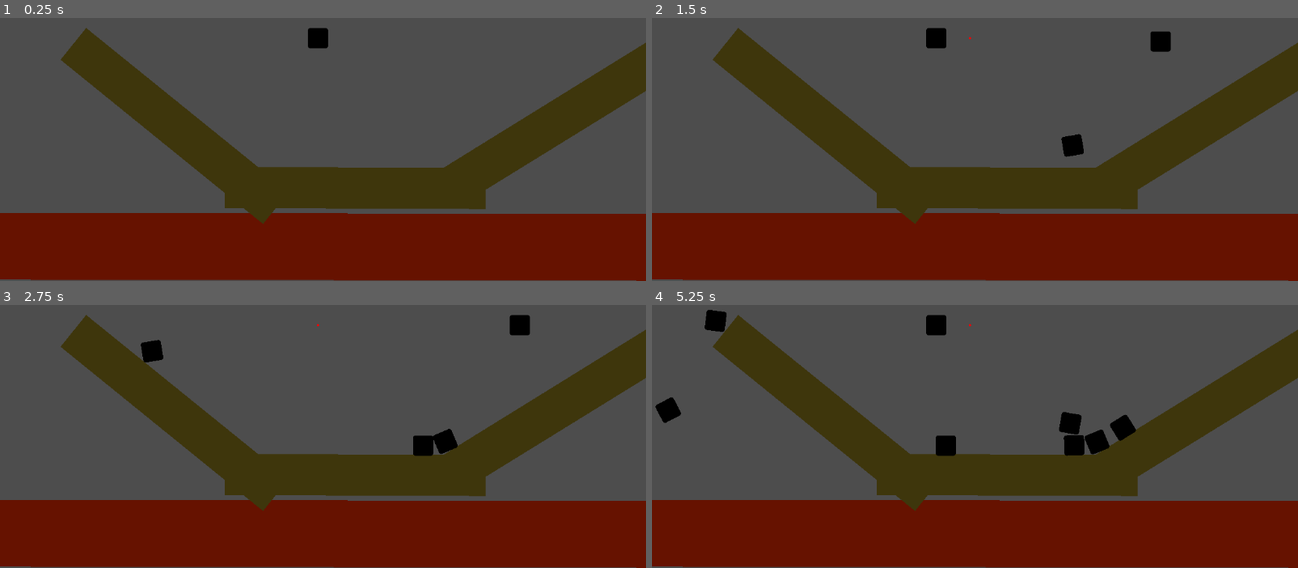
Above: before the commit, frames 1-4 (two rows, left to right).
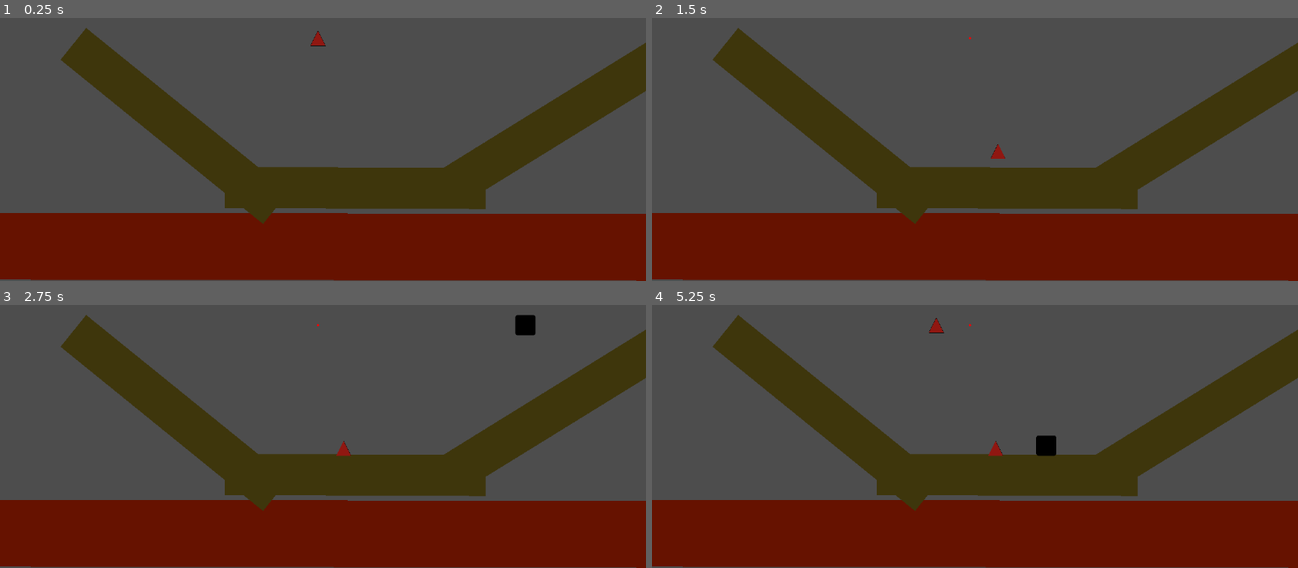
Above: after the commit, the same moments.

Repository: CodyI20/stacking-boxes
Game: Godot game, scene res://Scenes/game.tscn
Two runs of this game, one before a commit and one after it. Both use one fixed random seed, a clock stepped at 60 frames per second and the inputs below. The project has no main scene, so this scene is started directly. The engine's default icon, where the game draws it, is replaced by a stand-in: a white triangle on a blue panel in a dark square.
Inputs:
- Up to frame 1 (0.25 s): no input
- Up to frame 2 (1.5 s): tap Enter at 0.5 s; hold D (Right) 0.53-1.28 s; tap Space (Space) at 0.6, 1.35 s; hold A (Left) from 1.28 s (still down)
- Up to frame 3 (2.75 s): release A (Left) at 2.03 s; hold D (Right) from 2.03 s (still down); tap Space (Space) at 2.1 s
- Up to frame 4 (5.25 s): tap Space (Space) every 0.75 s from 2.85 to 5.1 s; release D (Right) at 3.53 s; hold A (Left) from 3.53 s (still down)

The runs differ from the first frame. In frame 1, 0.2% of the frame differs, in the area x 47-51%, y 3-12%; in frame 2, 0.8%; in frame 3, 0.9%; in frame 4, 2.2%, in the area x 0-75%, y 1-58%.

Commit message:
Fixes (Raycast + object)
 - Changed the object spawner so that it listens to when the object freezes rather than when it gets spawned
 - Cleaned up the  base class for the stackable object (removed some functions that were redundant and improved the logic for some functions)
 - Improved the raycast logic : It no longer is tied to collision, but rather to the presence of the object itself in the scene. Its Y position now goes straight to the highest point of the object (without the -1 margin)

Diff:
--- a/GDScripts/base_stackable_object.gd
+++ b/GDScripts/base_stackable_object.gd
@@ -13,7 +13,6 @@
 	freeze = true
 	Events.object_hit_safe_ground.connect(on_object_hit_safe_ground_deferred)
 	Events.object_released.connect(on_object_released)
-	Events.object_left_safe_ground_early.connect(on_object_left_safe_ground)
 
 #region RELEASE LOGIC
 func pre_release_process() -> void:
@@ -48,12 +47,8 @@
 	if object != self:
 		return
 	object_entered_safe_area = true
-	#print_debug("ENTERED SAFE AREA")
+	print_debug("ENTERED SAFE AREA")
 
-func on_object_left_safe_ground(object: Node2D) -> void:
-	if object != self:
-		return
-	object_entered_safe_area = false
 #endregion
 #region TURN STATIC LOGIC
 func make_static() -> void:
@@ -68,14 +63,8 @@
 	if object_entered_safe_area == true:
 		#print_debug("SAFE AREA TRUE ... PROCEED TO FREEZING LOGIC")
 		if linear_velocity.length() <= 0.001 and angular_velocity <= 0.001:
-			#print_debug("SPEED IS LOW, FREEZING...")
-			timer += delta
-			if timer >= static_turn_time:
-				make_static()
-		else:
-			timer -= delta
-	else:
-		timer = 0.0
+			#print_debug("SPEED VERY LOW: ", linear_velocity.length(), "; ", angular_velocity, " ! FREEZING...")
+			make_static()
 #endregion
 
 # Won't check for the layer the body is in since the Area2D has a mask for that layer only already
@@ -85,11 +74,6 @@
 	Events.object_hit_safe_ground.emit(body)
 
 
-func _on_area_2d_body_exited(body: Node2D) -> void:
-	if body == self:
-		return
-	Events.object_left_safe_ground_early.emit(body)
-
 func _process(delta: float) -> void:
 	try_release_process()
 	freeze_object_process(delta)
--- a/GDScripts/ray_cast_2d.gd
+++ b/GDScripts/ray_cast_2d.gd
@@ -6,24 +6,21 @@
 	Events.object_frozen.connect(update_position)
 
 func update_position(object: Node2D) -> void:
-	if is_colliding():
-		var collider = get_collider()
-		if collider != object:
-			return
-		var highest_point = highest_sprite_point(collider)
+	var highest_point = highest_sprite_point(object)
 
-		global_position.y = highest_point - 1
+	if global_position.y > highest_point:
+		global_position.y = highest_point
 
 
-func highest_sprite_point(collider: Object) -> float:
+func highest_sprite_point(object: Object) -> float:
 	var sprite : Sprite2D
-	if collider.has_node("Icon"):
-			sprite = collider.get_node("Icon")
+	if object.has_node("Icon"):
+			sprite = object.get_node("Icon")
 	else:
 		print_debug("There is no node named <<ICON>> in this object. Make sure to add one!")
 		return 0
 	var half_extents = sprite.texture.get_size() * sprite.scale/2
-	var rotation = collider.rotation
+	var rotation = object.rotation
 
 	var local_corners = [
 		Vector2(-half_extents.x, -half_extents.y),
@@ -36,7 +33,7 @@
 	var highest_corner_y = INF
 	for corner in local_corners:
 		var rotated_corner = corner.rotated(rotation)
-		var world_corner = collider.global_position + rotated_corner
+		var world_corner = object.global_position + rotated_corner
 		if world_corner.y < highest_corner_y:
 			highest_corner_y = world_corner.y
 
--- a/GDScripts/stackable_object_spawner.gd
+++ b/GDScripts/stackable_object_spawner.gd
@@ -8,7 +8,7 @@
 
 # Called when the node enters the scene tree for the first time.
 func _ready() -> void:
-	Events.object_released.connect(on_object_released)
+	Events.object_frozen.connect(on_object_released)
 
 
 # Called every frame. 'delta' is the elapsed time since the previous frame.
@@ -27,7 +27,7 @@
 	var random_object_number := rng.randf_range(0, stackableObjectsScenes.size())
 
 	# Save the instance of the scene in a variable so we can modify certain properties, such as the position in this case
-	var scene_instance = stackableObjectsScenes[1].instantiate()
+	var scene_instance = stackableObjectsScenes[random_object_number].instantiate()
 
 	# Set the position of the scene instance to the parameter
 	scene_instance.global_position = to_local(global_position)
